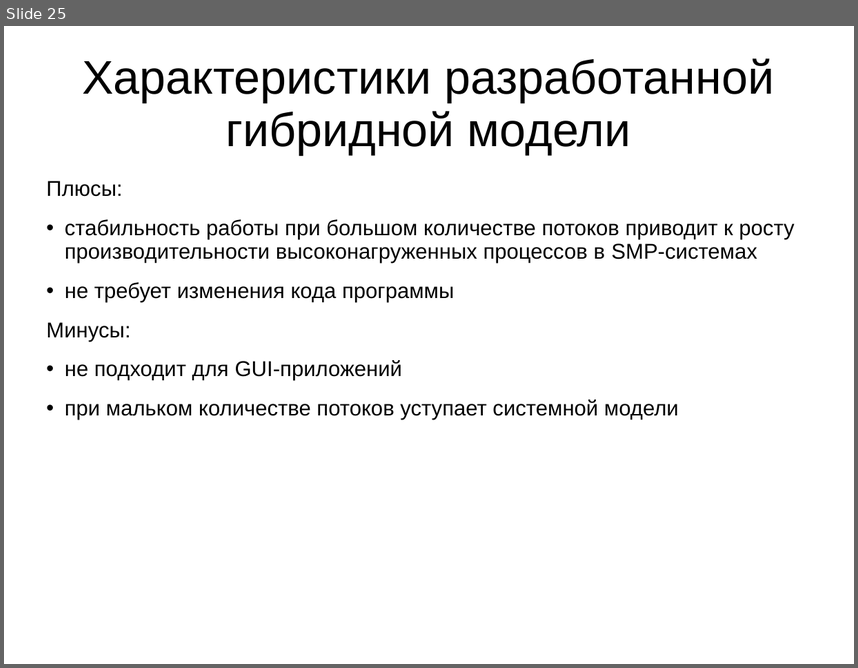
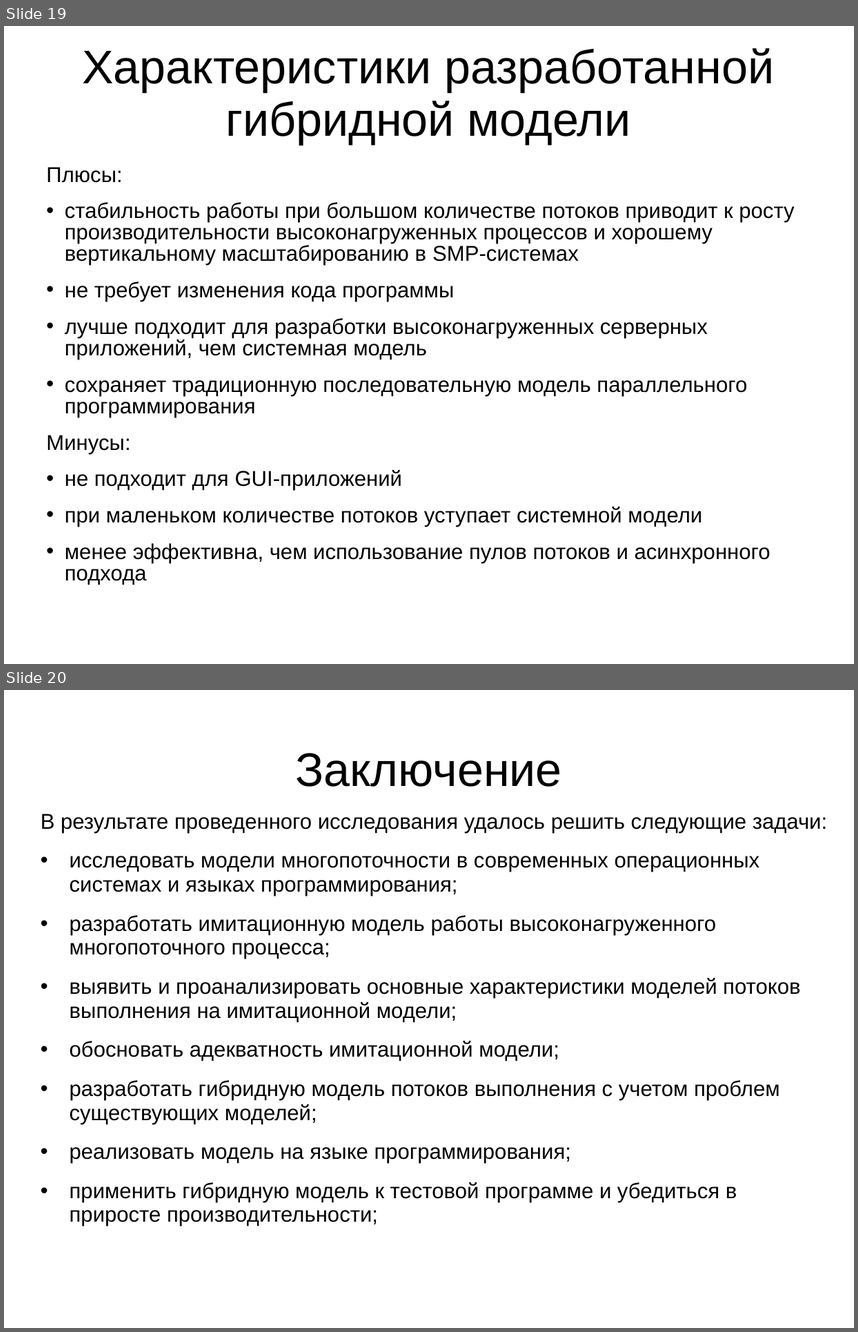
Before and after one commit to dizel3d/disser, a slide deck: Презентация.ppt. Shown one above the other, each under a label of ours: slide 25 before the commit, slides 19 and 20 after it. The pictures are 858x668 and 858x1332 pixels, drawn with LibreOffice and Linux fonts; fonts in the diff are those of the drawing. Boxes give left, top, right and bottom in pixels: in the first picture for what was removed or moved away, otherwise in the second. Text is boxed around its words. In the diff, an @@ line names an element or a change of style, - is before the commit and + after.

```diff
--- a/Презентация.ppt
+++ b/Презентация.ppt
@@ slide 20 added at <box>4,690,854,1328</box>, background #FFFFFF @@
@@ title added at <box>295,753,562,787</box>, 44 pt, text #000000 @@
+Заключение
@@ text added at <box>41,814,827,1226</box>, 20 pt, text #000000 @@
+В результате проведенного исследования удалось решить следующие задачи:
+• исследовать модели многопоточности в современных операционных системах и языках программирования;
+• разработать имитационную модель работы высоконагруженного многопоточного процесса;
+• выявить и проанализировать основные характеристики моделей потоков выполнения на имитационной модели;
+• обосновать адекватность имитационной модели;
+• разработать гибридную модель потоков выполнения с учетом проблем существующих моделей;
+• реализовать модель на языке программирования;
+• применить гибридную модель к тестовой программе и убедиться в приросте производительности;
@@ what was slide 25 is now slide 19 @@
@@ slide 19 changed as well @@
@@ title "Характеристики разработанной гибридной модели": place and size @@
-title "Характеристики разработанной гибридной модели" at <box>82,58,774,155</box>
+title "Характеристики разработанной гибридной модели" at <box>82,48,774,145</box>
@@ text at <box>46,167,454,490</box>: line spacing 0.93 to 0.83 @@
@@ text "Плюсы:": place and size @@
-text "Плюсы:" at <box>46,181,794,419</box>
+text "Плюсы:" at <box>46,167,794,584</box>
@@ text at <box>65,202,794,265</box>: text changed @@
-• стабильность работы при большом количестве потоков приводит к росту производительности высоконагруженных процессов в SMP-системах
+• стабильность работы при большом количестве потоков приводит к росту производительности высоконагруженных процессов и хорошему вертикальному масштабированию в SMP-системах
@@ text at <box>65,318,747,417</box>: paragraphs added @@
+• лучше подходит для разработки высоконагруженных серверных приложений, чем системная модель
+• сохраняет традиционную последовательную модель параллельного программирования
@@ text at <box>65,506,771,584</box>: text changed @@
-• при мальком количестве потоков уступает системной модели
+• при маленьком количестве потоков уступает системной модели
+• менее эффективна, чем использование пулов потоков и асинхронного подхода
```
Also in this commit, not shown: 3 other slides changed, 10 other slides added, 17 slides removed, 2 other files.
